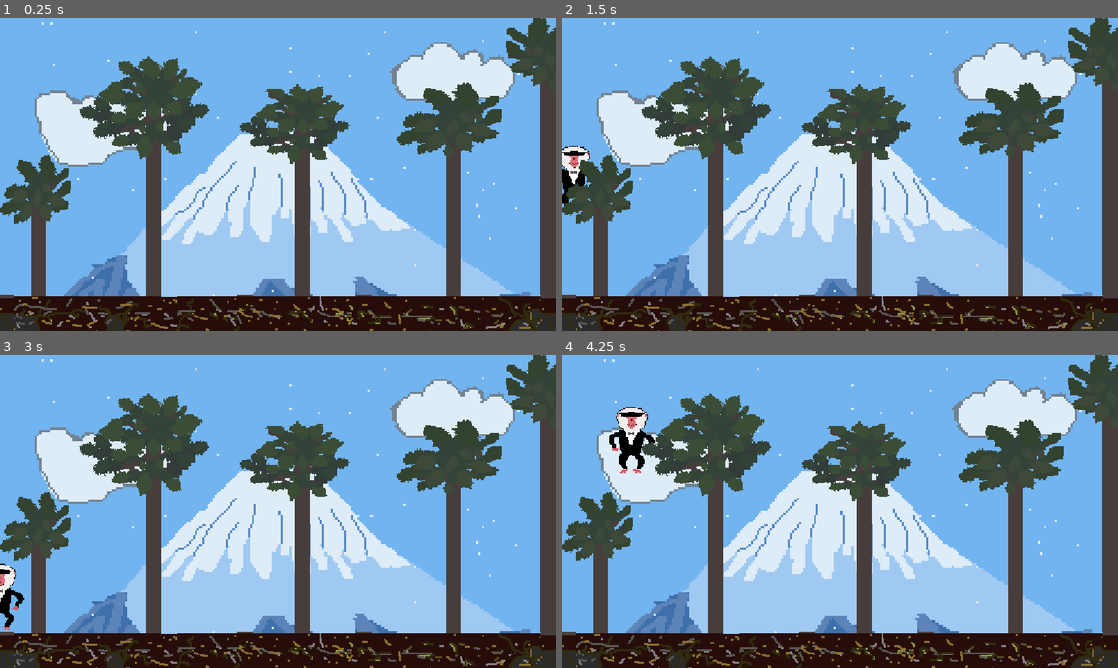
Above: before the commit, frames 1-4 (two rows, left to right).
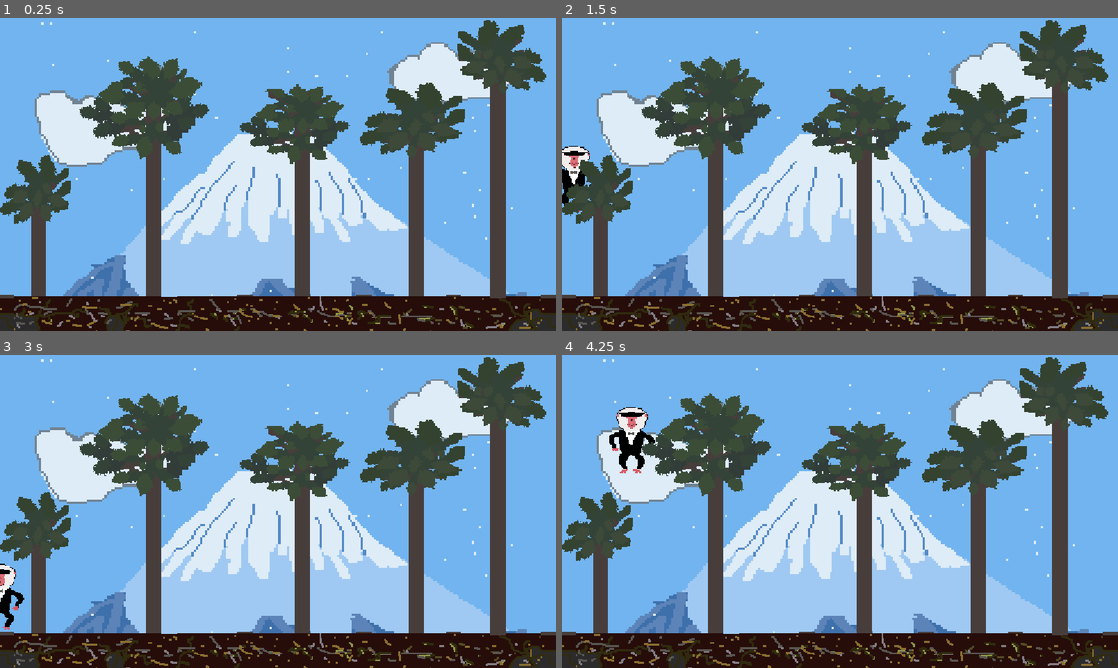
Above: after the commit, the same moments.

Repository: sDANTOSO/apocalypse-monkey
Game: Godot game, scene res://Scenes/forest.tscn
Two runs of this game, one before a commit and one after it. Both use one fixed random seed, a clock stepped at 60 frames per second and the inputs below. This scene is started directly instead of the project's main scene.
Inputs (mouse positions are in pixels of both pictures, inside the frame that each line leads up to):
- Up to frame 1 (0.25 s): no input
- Up to frame 2 (1.5 s): tap Enter at 0.5 s; move the mouse to (962, 158) at 0.52 s; press the mouse at (962, 158) at 0.53 s; hold D (right) from 0.53 s (still down); tap Space (jump) at 0.77 s; move the mouse to (728, 190) at 1.27 s; release the mouse at (728, 190) at 1.28 s; click (728, 190) at 1.35 s
- Up to frame 3 (3 s): tap Space (jump) at 1.52 s; move the mouse to (333, 442) at 2.02 s; release D (right) at 2.03 s; press the mouse at (333, 442) at 2.03 s; hold A (left) 2.03-2.78 s; tap Alt at 2.1 s; move the mouse to (250, 574) at 2.77 s; release the mouse at (250, 574) at 2.78 s; hold D (right) from 2.78 s (still down); tap Shift at 2.85 s
- Up to frame 4 (4.25 s): keep holding D (right); tap Space (jump) at 3.02, 3.77 s; click (812, 574) at 3.05 s; move the mouse to (1006, 558) at 3.52 s; press the mouse at (1006, 558) at 3.53 s

The runs differ from the first frame. In frame 1, 13% of the frame differs, in the area x 7-100%, y 0-90%; in frame 2, 13%; in frame 3, 13%; in frame 4, 13%.

Commit message:
made scene go in order

Diff:
--- a/apocalypse-monkeyy/Scenes/forest.tscn
+++ b/apocalypse-monkeyy/Scenes/forest.tscn
@@ -8,6 +8,7 @@
 [ext_resource type="Texture2D" uid="uid://57sch0ix3yn5" path="res://Assets-misc/tree4.png" id="5_vh310"]
 [ext_resource type="Texture2D" uid="uid://jd6xt87iwmy7" path="res://Assets-misc/tree5.png" id="6_igsr3"]
 [ext_resource type="Texture2D" uid="uid://dwbewwr4ow7fg" path="res://Assets-misc/tree6.png" id="7_xgdwn"]
+[ext_resource type="Script" uid="uid://by13g0m3d8y8b" path="res://scripts/area_2d.gd" id="9_igsr3"]
 
 [sub_resource type="RectangleShape2D" id="RectangleShape2D_ilkqt"]
 size = Vector2(1387, 72)
@@ -30,7 +31,7 @@
 [node name="Forest" type="Node2D" unique_id=1470179228]
 
 [node name="TextureRect" type="TextureRect" parent="." unique_id=1301671712]
-offset_right = 1162.6666
+offset_right = 1154.0
 offset_bottom = 654.0
 texture = ExtResource("1_vh310")
 
@@ -50,7 +51,7 @@
 scale = Vector2(2, 2)
 texture = ExtResource("2_8hnfc")
 
-[node name="MainCharacter" parent="." unique_id=1825110969 instance=ExtResource("1_uee5o")]
+[node name="MainCharacter" parent="." unique_id=1825110969 groups=["player"] instance=ExtResource("1_uee5o")]
 position = Vector2(-363, -41)
 collision_layer = 257
 collision_mask = 257
@@ -86,12 +87,12 @@
 collision_layer = 256
 
 [node name="Screenshot20260920030658" type="Sprite2D" parent="Tree3" unique_id=149124599]
-position = Vector2(750, 294)
+position = Vector2(647, 300)
 scale = Vector2(2, 2)
 texture = ExtResource("5_vh310")
 
 [node name="CollisionShape2D" type="CollisionShape2D" parent="Tree3" unique_id=1056698541]
-position = Vector2(738, 351)
+position = Vector2(635, 357)
 shape = SubResource("RectangleShape2D_vs00g")
 
 [node name="Tree4" type="StaticBody2D" parent="." unique_id=225570828]
@@ -99,12 +100,12 @@
 collision_layer = 256
 
 [node name="Screenshot20260920030658" type="Sprite2D" parent="Tree4" unique_id=24963123]
-position = Vector2(714, 355)
+position = Vector2(637, 355)
 scale = Vector2(2, 2)
 texture = ExtResource("6_igsr3")
 
 [node name="CollisionShape2D" type="CollisionShape2D" parent="Tree4" unique_id=498110048]
-position = Vector2(737.1617, 386.45914)
+position = Vector2(660.1617, 386.45914)
 rotation = -3.1415925
 scale = Vector2(67.00672, 6.251413)
 shape = SubResource("RectangleShape2D_u6rih")
@@ -121,3 +122,11 @@
 [node name="CollisionShape2D" type="CollisionShape2D" parent="Tree5" unique_id=1402256468]
 position = Vector2(53, 455)
 shape = SubResource("RectangleShape2D_11fl1")
+
+[node name="Area2D" type="Area2D" parent="." unique_id=1120848010]
+script = ExtResource("9_igsr3")
+
+[node name="CollisionPolygon2D" type="CollisionPolygon2D" parent="Area2D" unique_id=756735108]
+position = Vector2(1952.1581, 601)
+scale = Vector2(1.5970744, 1)
+polygon = PackedVector2Array(22, 30, 27.451416, -624.99994, -208.60516, -1128.9999, -498.51025, -1047.9999, -497.8841, -603.99994, -499.1364, 46, -723.9224, 149, 16, 375)
--- /dev/null
+++ b/apocalypse-monkeyy/Scripts/area_2d.gd
@@ -0,0 +1,8 @@
+extends Area2D
+
+func _ready():
+	body_entered.connect(_on_body_entered)
+
+func _on_body_entered(body: Node2D) -> void:
+	if body.is_in_group("player"):
+		get_tree().change_scene_to_file("res://Scenes/scene_2.tscn")
--- a/apocalypse-monkeyy/Scripts/node_2d.gd
+++ b/apocalypse-monkeyy/Scripts/node_2d.gd
@@ -56,13 +56,16 @@
 		return
 
 	if line.has("next_scene"):
-		var next_scene_path = "res://Recourses/story/" + line["next_scene"] + ".json"
-		dialog_lines = load_dialog(next_scene_path)
-		if dialog_lines.is_empty():
-			printerr("ERROR: failed to load next scene: ", next_scene_path)
-			return
-		dialog_index = 0
-		process_current_line()
+		if line["next_scene"] == "forest":
+			get_tree().change_scene_to_file("res://Scenes/forest.tscn")
+		else:
+			var next_scene_path = "res://Recourses/story/" + line["next_scene"] + ".json"
+			dialog_lines = load_dialog(next_scene_path)
+			if dialog_lines.is_empty():
+				printerr("ERROR: failed to load next scene: ", next_scene_path)
+				return
+			dialog_index = 0
+			process_current_line()
 		return
 
 	if line.has("show_character"):
Not shown, added: apocalypse-monkeyy/Scripts/area_2d.gd.uid
